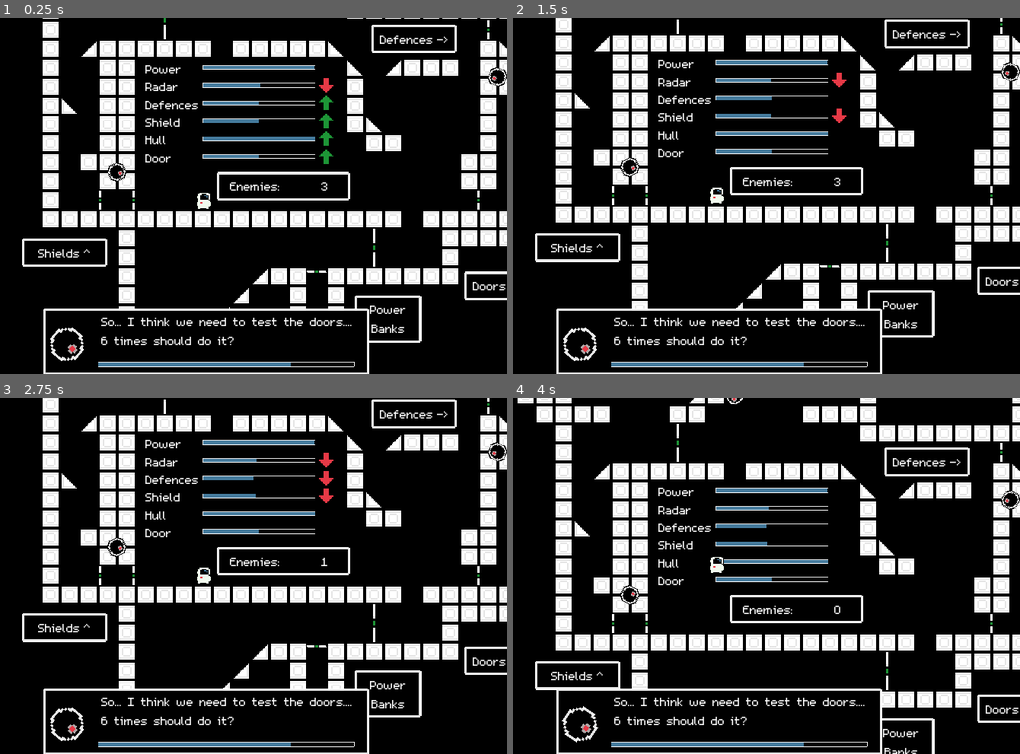
Above: before the commit, frames 1-4 (two rows, left to right).
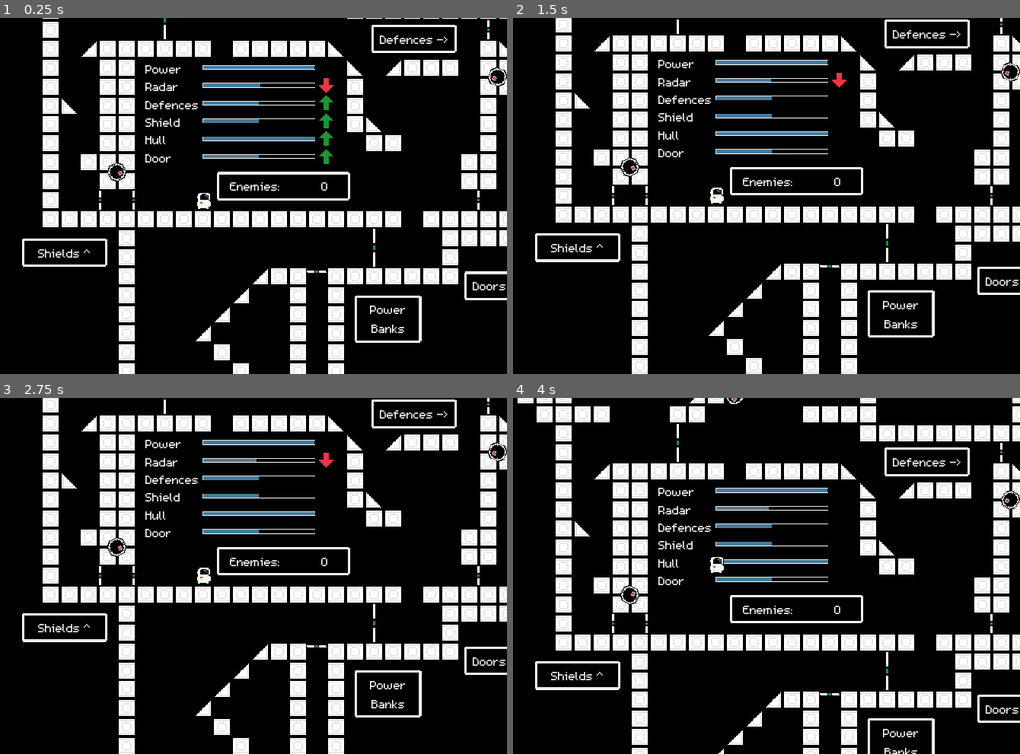
Above: after the commit, the same moments.

Repository: Lasenist/LasenGMTK2020
Game: Godot game, scene res://play_map.tscn
The game is run twice, just before and just after one commit, with the same random seed, the same clock (stepped at 60 frames per second) and the same inputs.
Inputs:
- Up to frame 1 (0.25 s): no input
- Up to frame 2 (1.5 s): no input
- Up to frame 3 (2.75 s): no input
- Up to frame 4 (4 s): tap Enter at 2.75 s; tap Space at 3.5 s

The runs differ from the first frame. In frame 1, 3.8% of the frame differs, in the area x 8-73%, y 46-100%; in frame 2, 3.8%; in frame 3, 3.9%; in frame 4, 4.0%, in the area x 8-73%, y 35-100%.
Error before the commit: Invalid get index 'player_jumped' (on base: 'Dictionary'). (res://AI.gd:70)

Commit message:
task system added

Diff:
--- a/AI.gd
+++ b/AI.gd
@@ -13,6 +13,9 @@
 
 # Called when the node enters the scene tree for the first time.
 func _ready():
+
+	for stat in stat_names :
+		stat_values[stat] = 0
 
 	for object in get_tree().get_nodes_in_group("lever") :
 		object.connect("flicked", self, "_on_lever_flicked")
@@ -55,11 +58,10 @@
 		"player_interacted": return "Could you fiddle around with some stuff..." + str(count) + " times"
 		"seen_player": return "Let me have a good look at you..."
 
-
-
 # We need to give a task
 func _on_task_give_timer_timeout():
-	pass # Replace with function body.
+	_generate_new_task()
+	print("Time for a new task!")
 
 # the current task has ended
 func _on_current_task_timer_timeout():
@@ -68,6 +70,7 @@
 
 func _add_count(stat_name):
 	stat_values[stat_name] += 1
+	print(stat_name)
 	if current_task :
 		if current_task.stat == stat_name :
 			current_task.add_progress(1)
--- a/play_map.tscn
+++ b/play_map.tscn
@@ -24,8 +24,7 @@
 # var b = \"text\"
 
 var resource_names = [ \"power\", \"oxygen\", \"hull\", \"doorpower\", \"warpcore\", \"shields\", \"radar\", \"enemies\", \"crew\", \"defences\" ]
-var resouce_starting_values = { \"power\": 100, \"oxygen\": 100, \"hull\": 100, \"doorpower\" : 50, \"shields\": 50, \"radar\": 50, \"crew\": 1500,
-								\"defences\": 50, \"enemies\": 3}
+var resouce_starting_values = { \"power\": 100, \"oxygen\": 100, \"hull\": 100, \"doorpower\" : 50, \"shields\": 50, \"radar\": 50, \"defences\": 50, \"enemies\": 0}
 var resource_values = {}
 
 # Called when the node enters the scene tree for the first time.
@@ -481,3 +480,6 @@
 
 [node name="AITaskSystem" parent="." instance=ExtResource( 14 )]
 [connection signal="timeout" from="update_display_timer" to="." method="_on_update_display_timer_timeout"]
+[connection signal="new_task_given" from="AITaskSystem" to="player" method="_on_AITaskSystem_new_task_given"]
+[connection signal="task_failed" from="AITaskSystem" to="player" method="_on_AITaskSystem_task_failed"]
+[connection signal="task_succeeded" from="AITaskSystem" to="player" method="_on_AITaskSystem_task_succeeded"]
--- a/scenes/ai_dialogue_box.tscn
+++ b/scenes/ai_dialogue_box.tscn
@@ -13,14 +13,24 @@
 # var a = 2
 # var b = \"text\"
 
-onready var text = $NinePatchRect2/Label
+onready var label = $NinePatchRect2/Label
+
+var total_time = 0
+var current_time = 0
 
 
+func set_text(value):
+	label.text = value
+
+func set_timer(value):
+	total_time = value
+	current_time = 0
+	$progress_timer.start()
 
 
-# Called every frame. 'delta' is the elapsed time since the previous frame.
-#func _process(delta):
-#	pass
+func _on_progress_timer_timeout():
+	current_time += $progress_timer.wait_time
+	$progress_bar.animate_to_value(current_time)
 "
 
 [sub_resource type="DynamicFont" id=2]
@@ -100,8 +110,6 @@
 margin_right = -4.0
 margin_bottom = -4.0
 custom_fonts/font = SubResource( 2 )
-text = "So... I think we need to test the doors....
-6 times should do it?"
 autowrap = true
 __meta__ = {
 "_edit_use_anchors_": false
@@ -129,3 +137,6 @@
 margin_left = -80.5
 margin_right = 135.5
 margin_bottom = 24.0
+
+[node name="progress_timer" type="Timer" parent="."]
+[connection signal="timeout" from="progress_timer" to="." method="_on_progress_timer_timeout"]
--- a/scenes/door.tscn
+++ b/scenes/door.tscn
@@ -114,15 +114,15 @@
 "name": "open",
 "speed": 5.0
 }, {
+"frames": [ ExtResource( 2 ) ],
+"loop": true,
+"name": "on",
+"speed": 5.0
+}, {
 "frames": [ ExtResource( 1 ) ],
 "loop": true,
 "name": "off",
 "speed": 5.0
-}, {
-"frames": [ ExtResource( 2 ) ],
-"loop": true,
-"name": "on",
-"speed": 5.0
 } ]
 
 [sub_resource type="RectangleShape2D" id=3]
@@ -155,6 +155,7 @@
 extents = Vector2( 6, 8 )
 
 [node name="door" type="StaticBody2D" groups=[
+"door",
 "doorpowerdisplay",
 "take_resource",
 ]]
--- a/scenes/lever.tscn
+++ b/scenes/lever.tscn
@@ -74,18 +74,20 @@
 
 [sub_resource type="SpriteFrames" id=4]
 animations = [ {
+"frames": [ ExtResource( 1 ) ],
+"loop": true,
+"name": "on",
+"speed": 5.0
+}, {
 "frames": [ ExtResource( 2 ) ],
 "loop": true,
 "name": "off",
 "speed": 5.0
-}, {
-"frames": [ ExtResource( 1 ) ],
-"loop": true,
-"name": "on",
-"speed": 5.0
 } ]
 
-[node name="lever" type="Node2D"]
+[node name="lever" type="Node2D" groups=[
+"lever",
+]]
 script = SubResource( 1 )
 
 [node name="Area2D" type="Area2D" parent="." groups=[
--- a/scenes/player.tscn
+++ b/scenes/player.tscn
@@ -33,9 +33,7 @@
 var is_jump_button_held = false
 var is_jumping = false
 
-# Called when the node enters the scene tree for the first time.
-func _ready():
-	pass # Replace with function body.
+onready var dialogue_box = $CanvasLayer/dialogue_box
 
 func _interact():
 	for thing in $interact_range.get_overlapping_areas():
@@ -99,23 +97,35 @@
 	if is_jumping:
 		snap = Vector2()
 
-	if linear_velocity > Vector2.ZERO :
+	if linear_velocity.x > 0:
 		emit_signal(\"player_moved\")
 
 	move_and_slide_with_snap(linear_velocity, snap, Vector2.UP, true, 4, deg2rad(46))
+
+
+func _on_AITaskSystem_new_task_given(task : AITask):
+	dialogue_box.visible = true
+	dialogue_box.set_text(task.instructions)
+	dialogue_box.set_timer(task.length)
+
+func _on_AITaskSystem_task_failed():
+	dialogue_box.visible = false
+
+func _on_AITaskSystem_task_succeeded():
+	dialogue_box.visible = false
 "
 
-[sub_resource type="CapsuleShape2D" id=8]
+[sub_resource type="CapsuleShape2D" id=2]
 radius = 4.42091
 height = 1.34693
 
-[sub_resource type="RayShape2D" id=9]
+[sub_resource type="RayShape2D" id=3]
 length = 7.0
 
-[sub_resource type="CircleShape2D" id=10]
+[sub_resource type="CircleShape2D" id=4]
 radius = 16.0
 
-[sub_resource type="GDScript" id=7]
+[sub_resource type="GDScript" id=5]
 script/source = "extends NinePatchRect
 
 
@@ -211,3 +221,4 @@
 margin_bottom = 49.0
 
 [node name="dialogue_box" parent="CanvasLayer" instance=ExtResource( 5 )]
+visible = false
Not shown, changed: export_presets.cfg
Not shown: 2 places in scenes/player.tscn that only renumber resources
Not shown, changed: exports/game.zip
Not shown, changed: exports/index.pck
Not shown, added: exports/windows/spaceplaceresourcerace.exe
Not shown, added: exports/windows/spaceplaceresourcerace.pck
Not shown, added: exports/windows/spaceplaceresourcerace.zip
